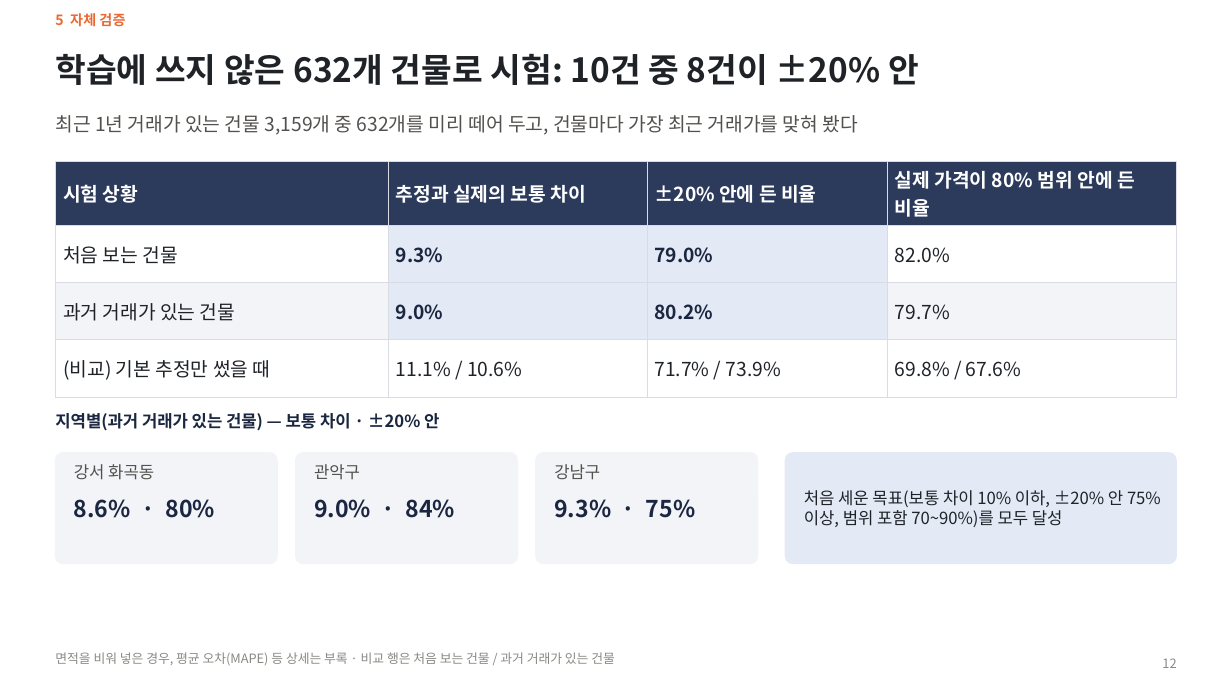
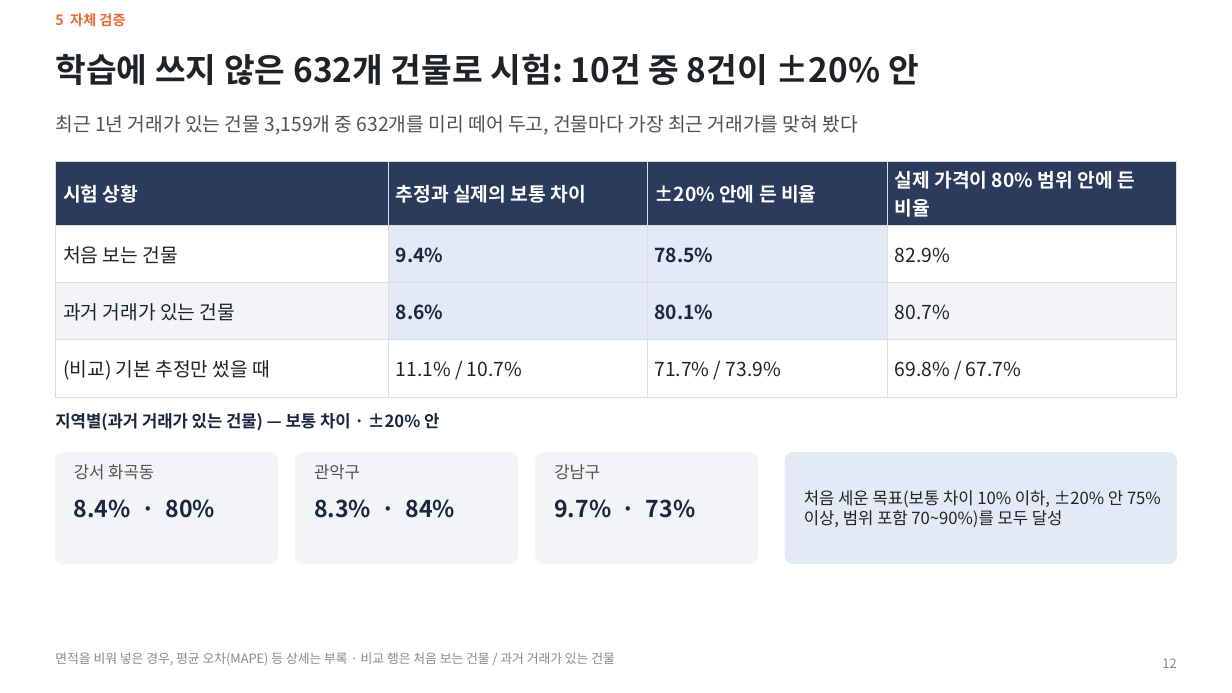
Before and after one commit to KimInSeok-DA/DA_Seoul_Villa_AVM, a slide deck: slide 12 of presentation/AVM_발표.pptx. Drawn at 1232x693 pixels with LibreOffice and Linux fonts; fonts in the diff are those of the drawing. Boxes give left, top, right and bottom in pixels: in the first picture for what was removed or moved away, otherwise in the second. Text is boxed around its words. In the diff, an @@ line names an element or a change of style, - is before the commit and + after.

Commit message:
문서·PPT: 철거된 건물 거래 제외 반영과 숫자 갱신
- README 결과 표·데이터·환경 변수, PPT 재료, 용어사전, 진행 과정, 1007_13·15 수치 갱신
- PPT 데이터 다듬기·자체 검증·신뢰도·크게 틀린 사례·예시·부록 수치, AI 활용 장 문서·PR 수
- HANDOFF·작업일지·AI 활용 기록

```diff
--- a/presentation/AVM_발표.pptx
+++ b/presentation/AVM_발표.pptx
@@ table at [55,162,1177,384] @@
-row 2: 처음 보는 건물 | 9.3% | 79.0% | 82.0%
+row 2: 처음 보는 건물 | 9.4% | 78.5% | 82.9%
-row 3: 과거 거래가 있는 건물 | 9.0% | 80.2% | 79.7%
+row 3: 과거 거래가 있는 건물 | 8.6% | 80.1% | 80.7%
-row 4, column 2: 11.1% / 10.6%
+row 4, column 2: 11.1% / 10.7%
-row 4, column 4: 69.8% / 67.6%
+row 4, column 4: 69.8% / 67.7%
@@ text at [74,499,214,518]: text changed @@
-8.6% · 80%
+8.4% · 80%
@@ text at [314,499,455,518]: text changed @@
-9.0% · 84%
+8.3% · 84%
@@ text at [554,499,695,518]: text changed @@
-9.3% · 75%
+9.7% · 73%
```
Also in this commit, not shown: 11 other slides changed, 10 other files.
